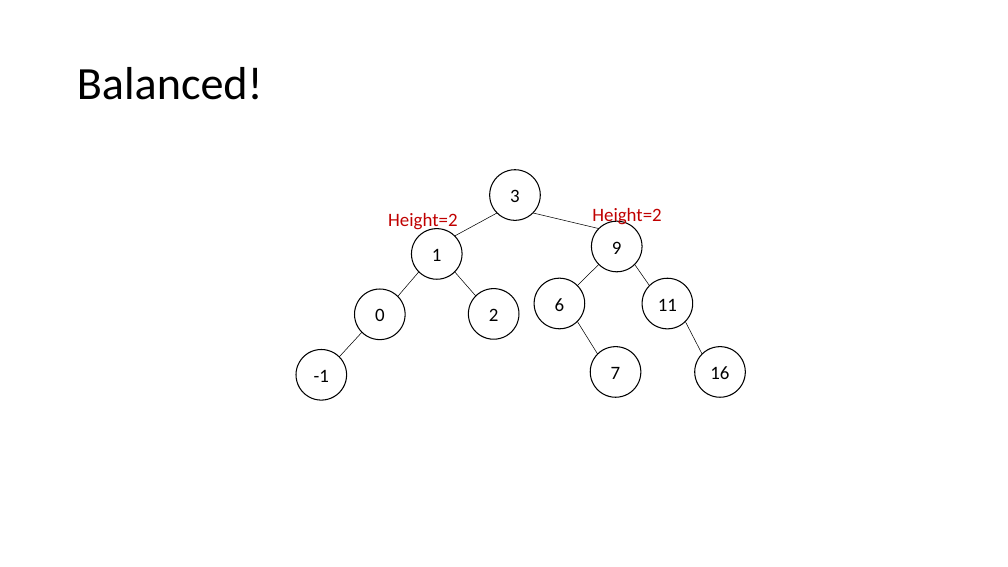
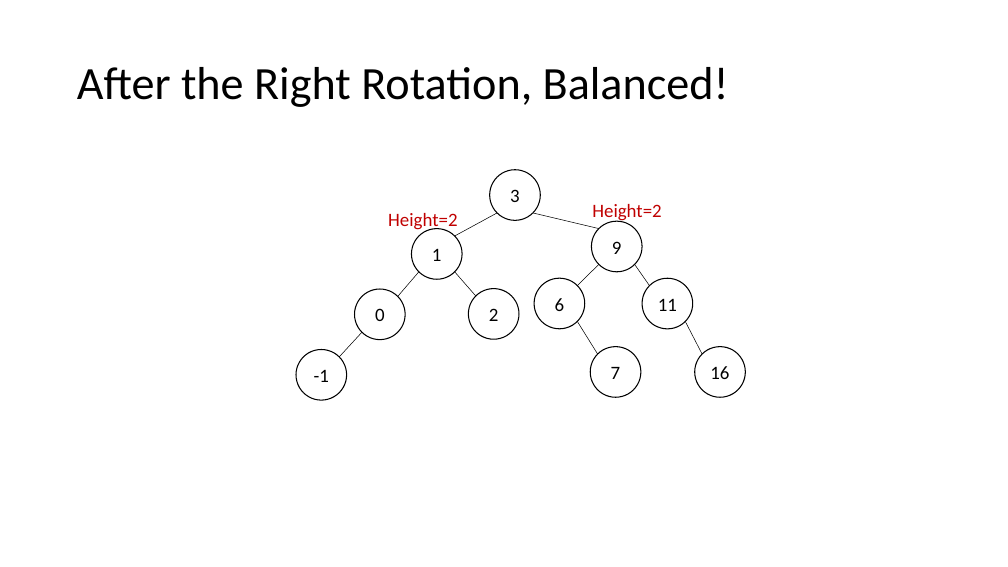
Before and after one commit to natebrunelle/cse332, a slide deck: slide 14 of demo_site/files/slides/lecture9_avl2_inkb.pptx (slide 15 before the commit). Drawn at 1008x567 pixels with LibreOffice and Linux fonts; fonts in the diff are those of the drawing. Boxes give left, top, right and bottom in pixels: in the first picture for what was removed or moved away, otherwise in the second. Text is boxed around its words. In the diff, an @@ line names an element or a change of style, - is before the commit and + after.

```diff
--- a/demo_site/files/slides/lecture9_avl2_inkb.pptx
+++ b/demo_site/files/slides/lecture9_avl2_inkb.pptx
@@ title at (77,67,729,107): text changed @@
-Balanced!
+After the Right Rotation, Balanced!
@@ text "Height=2": place and size @@
-text "Height=2" at (592,208,661,227)
+text "Height=2" at (592,204,661,223)
```
Also in this commit, not shown: 31 other slides changed, 1 slide removed, 5 other files.
